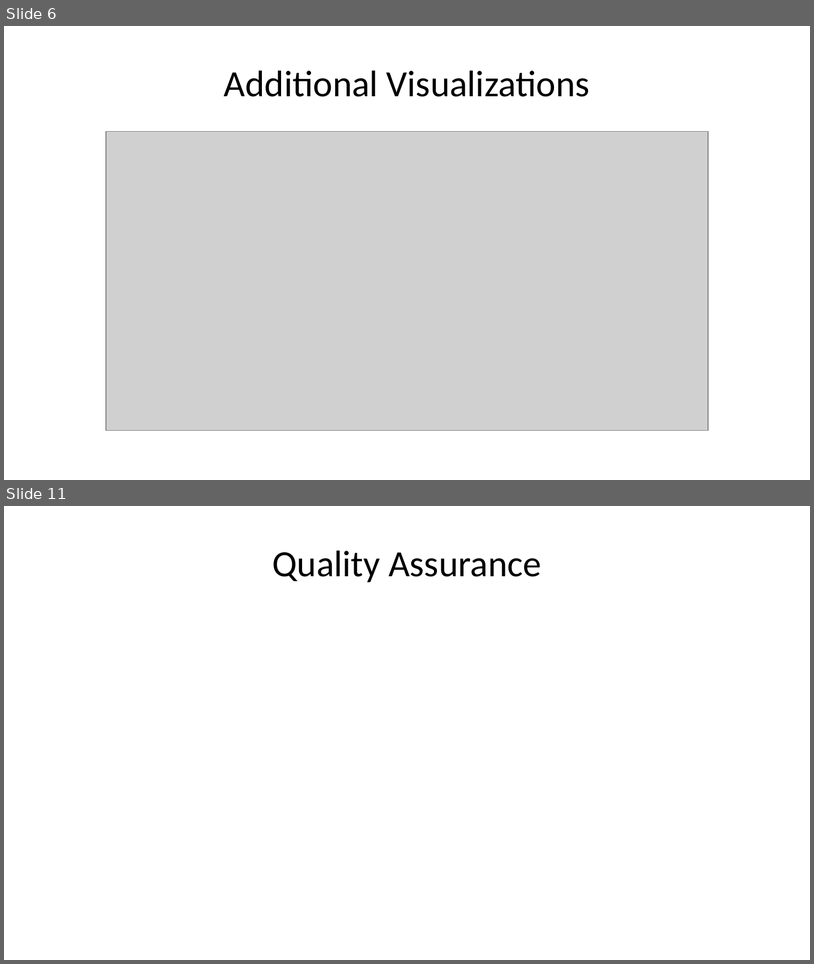
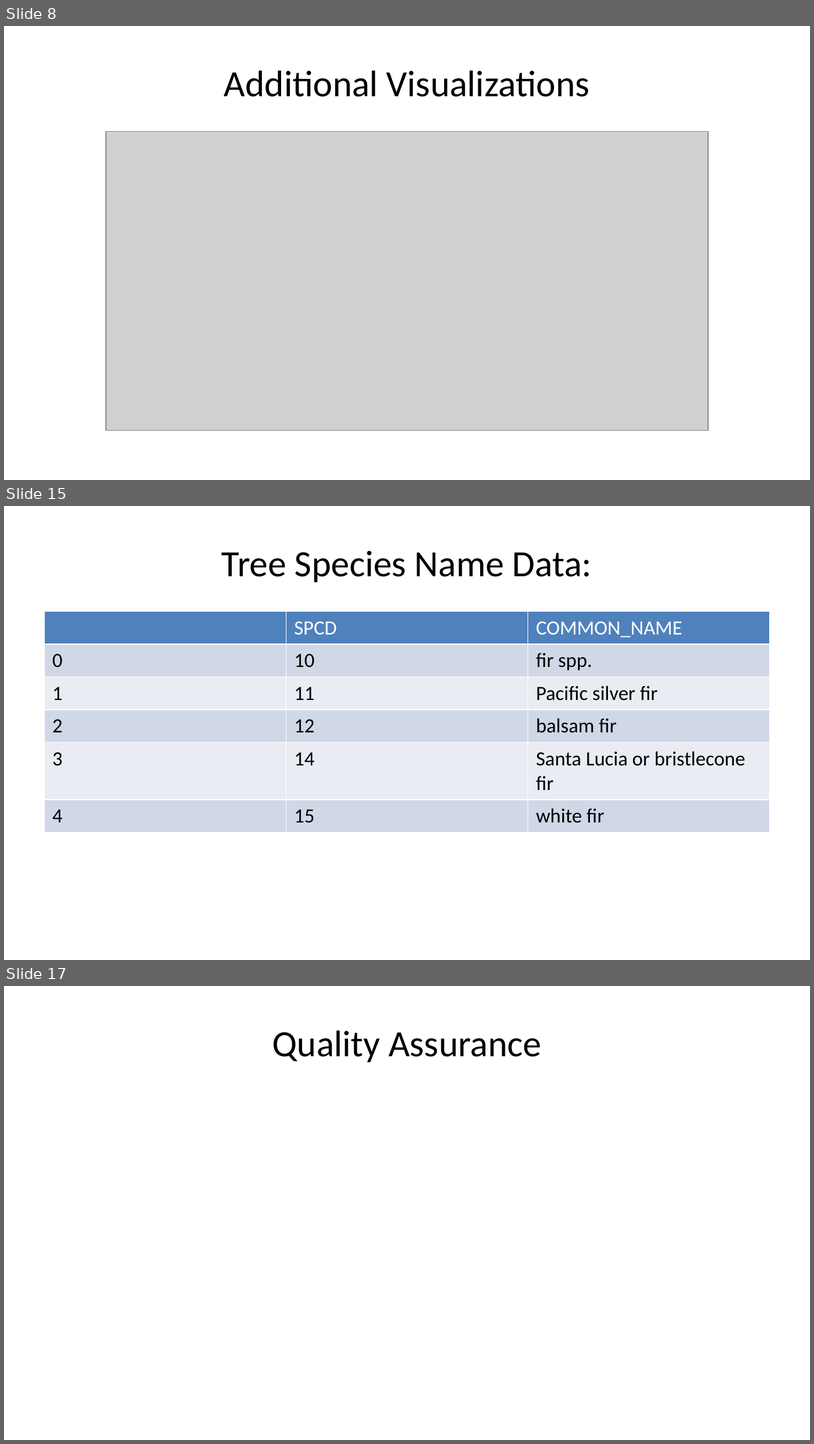
Before and after one commit to deancallahan25/Redwood-Analytics-Portfolio, a slide deck: Project-3/presentation.pptx. Shown one above the other, each under a label of ours: slides 6 and 11 before the commit, slides 8, 15 and 17 after it; the slides between them are not shown. The pictures are 814x964 and 814x1444 pixels, drawn with LibreOffice and Linux fonts; fonts in the diff are those of the drawing; grey boxes stand for pictures. Boxes give left, top, right and bottom in pixels: in the first picture for what was removed or moved away, otherwise in the second. Text is boxed around its words. In the diff, an @@ line names an element or a change of style, - is before the commit and + after.

```diff
--- a/Project-3/presentation.pptx
+++ b/Project-3/presentation.pptx
@@ slide 15 added at <box>4,506,810,960</box>, background #FFFFFF @@
@@ title added at <box>222,550,593,582</box>, 33 pt, text #000000 @@
+Tree Species Name Data:
@@ table added at <box>44,612,770,911</box>, 6 rows, 3 columns @@
+ | SPCD | COMMON_NAME
+0 | 10 | fir spp.
+1 | 11 | Pacific silver fir
+2 | 12 | balsam fir
+3 | 14 | Santa Lucia or bristlecone fir
+4 | 15 | white fir
@@ what was slide 6 is now slide 8 @@
@@ what was slide 11 is now slide 17 @@
```
Also in this commit, not shown: 2 slides changed, 10 other slides added, 5 slides removed, 2 other files.
